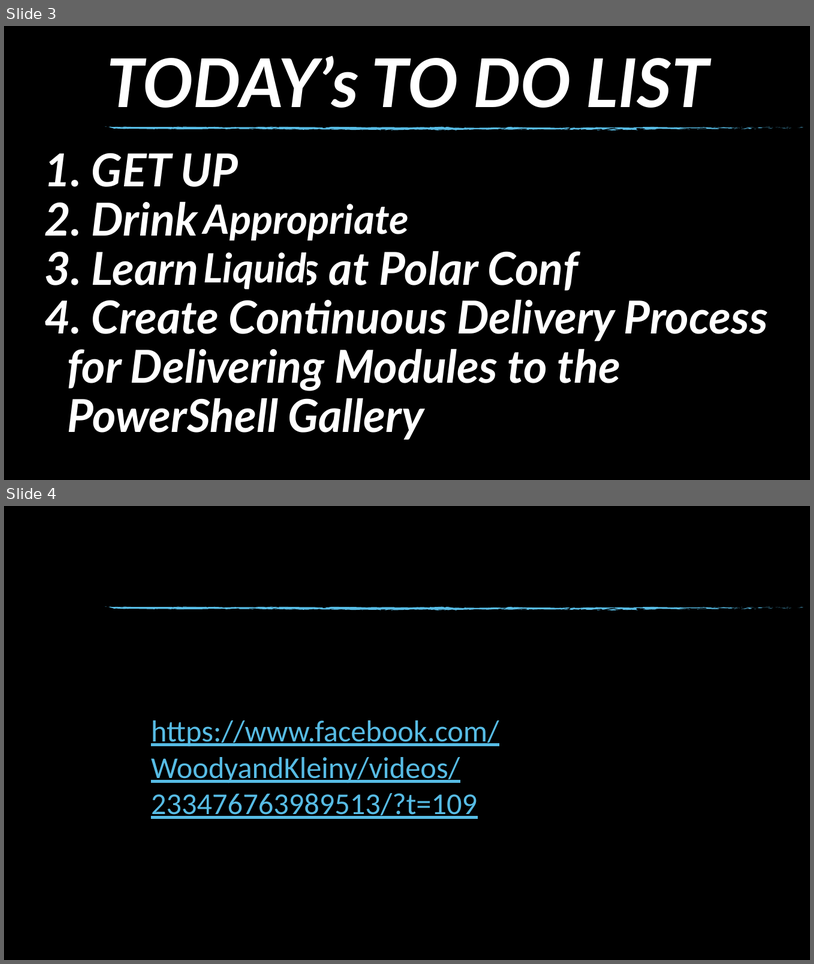
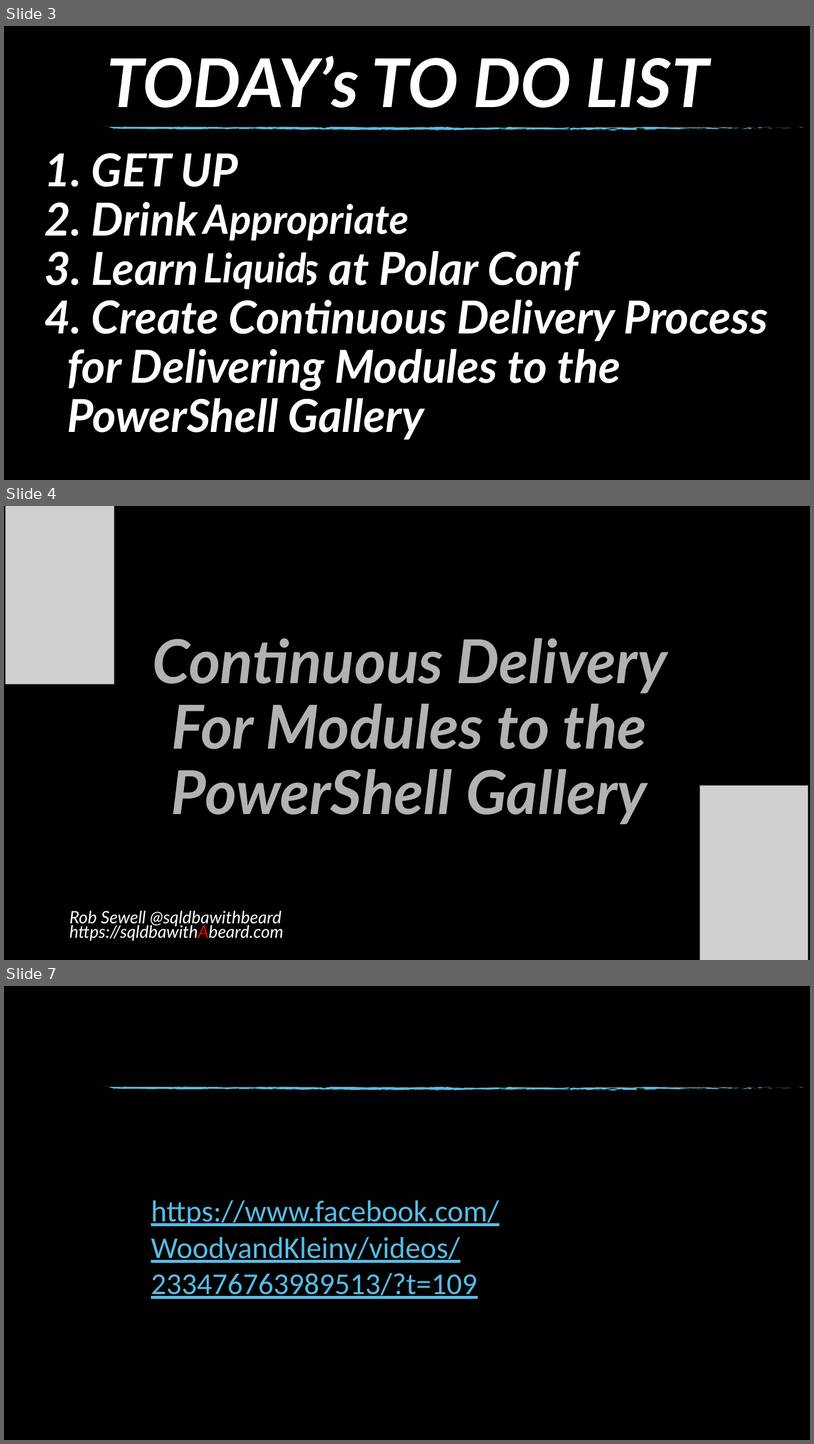
Before and after one commit to SQLDBAWithABeard/Presentations, a slide deck: 2018/Polar Conf/Continuous Delivery For Modules To PowerShell Gallery.pptx. Shown one above the other, each under a label of ours: slides 3 and 4 before the commit, slides 3, 4 and 7 after it; the slides between them are not shown. The pictures are 814x964 and 814x1444 pixels, drawn with LibreOffice and Linux fonts; fonts in the diff are those of the drawing; grey boxes stand for pictures; background and template pictures are left out. Boxes give left, top, right and bottom in pixels: in the first picture for what was removed or moved away, otherwise in the second. Text is boxed around its words. In the diff, an @@ line names an element or a change of style, - is before the commit and + after.

```diff
--- a/2018/Polar Conf/Continuous Delivery For Modules To PowerShell Gallery.pptx
+++ b/2018/Polar Conf/Continuous Delivery For Modules To PowerShell Gallery.pptx
@@ slide 4 added at [4,506,810,960], background picture (left out) @@
@@ picture added at [6,506,114,684] @@
@@ text added at [152,638,667,824], 72 pt, text #B2B2B2, bold, italic @@
+Continuous Delivery For Modules to the PowerShell Gallery
@@ picture added at [700,786,809,960] @@
@@ text added at [69,910,284,940], 20.4 pt, text #FFFFFF, italic @@
+Rob Sewell @sqldbawithbeard https://sqldbawithAbeard.com
@@ what was slide 4 is now slide 7 @@
```
Also in this commit, not shown: 2 other slides added.
